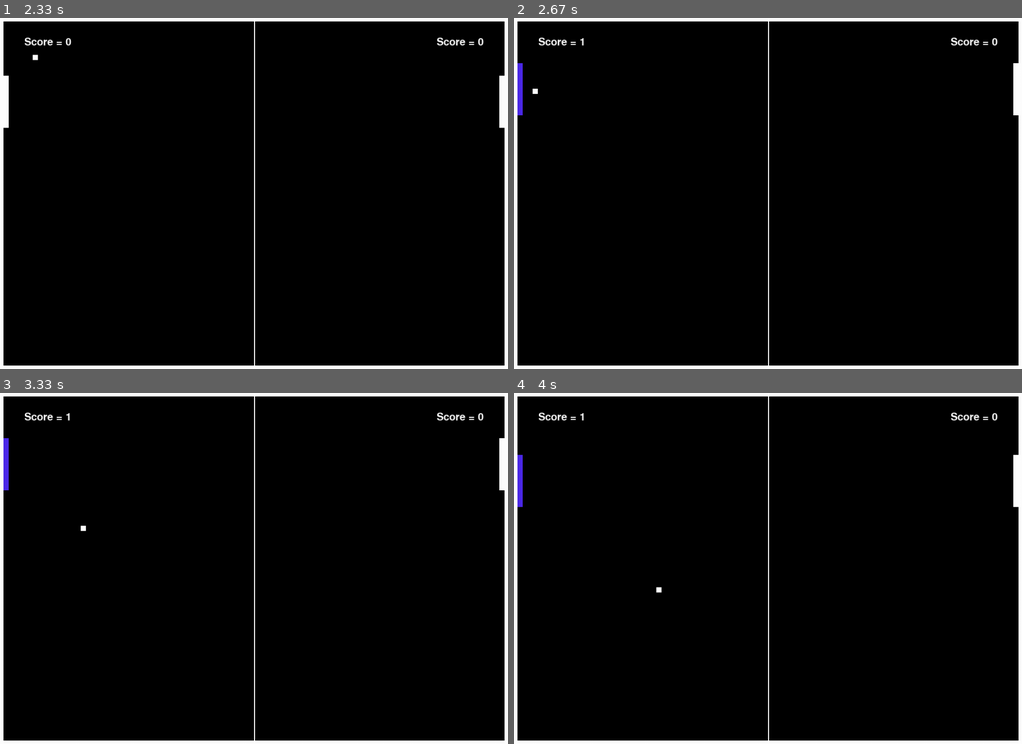
Above: before the commit, frames 1-4 (two rows, left to right).
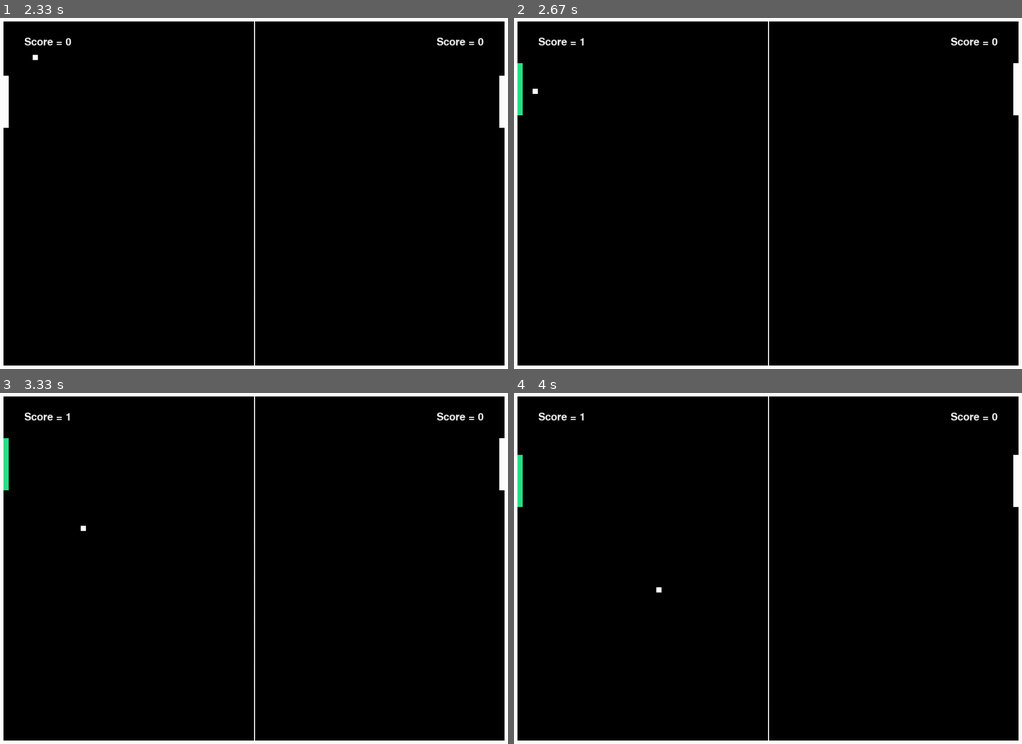
Above: after the commit, the same moments.

Repository: zahessi/pygame_pong
Game: pygame game, started from code_which_works.py
The game is run twice, just before and just after one commit, with the same random seed, the same clock (stepped at 60 frames per second) and the same inputs.
Inputs:
- Up to frame 1 (2.33 s): hold W 0.33-0.8 s; hold Up 0.33-0.8 s; hold Up 0.83-1.3 s; hold W 0.83-1.3 s; hold Down 1.33-1.63 s; hold S 1.33-1.63 s; hold Up 1.67-2.03 s; hold W 1.67-2.03 s; hold Down from 2.07 s (still down); hold S from 2.07 s (still down)
- Up to frame 2 (2.67 s): release Down at 2.43 s; release S at 2.43 s; hold Up from 2.47 s (still down); hold W from 2.47 s (still down)
- Up to frame 3 (3.33 s): release Up at 2.77 s; release W at 2.77 s; hold Down 2.8-3.1 s; hold S 2.8-3.1 s; hold Up from 3.13 s (still down); hold W from 3.13 s (still down)
- Up to frame 4 (4 s): release Up at 3.5 s; release W at 3.5 s; hold Down 3.53-3.9 s; hold S 3.53-3.9 s; hold Up from 3.93 s (still down); hold W from 3.93 s (still down)

Frame 1 is identical in both runs. In frame 2, 0.2% of the frame differs, in the area x 0-2%, y 12-28%; in frame 3, 0.2%; in frame 4, 0.2%, in the area x 0-2%, y 17-33%.

Commit message:
changed architecture

Diff:
--- a/classes.py
+++ b/classes.py
@@ -1,5 +1,8 @@
 import pygame
-from random import random
+from random import random, sample
+from pygame import QUIT, USEREVENT, K_UP, K_DOWN
+
+FPS = 200
 
 WINDOWWIDTH = 1000
 WINDOWHEIGHT = 700
@@ -7,37 +10,114 @@
 PADDLESIZE = 100
 PADDLEOFFSET = 20
 
-BLACK     = (0  ,0  ,0  )
-WHITE     = (255,255,255)
+BLACK = (0, 0, 0)
+WHITE = (255, 255, 255)
 
 e1 = pygame.event.Event(pygame.USEREVENT, paddle=1)
 e2 = pygame.event.Event(pygame.USEREVENT, paddle=2)
 
+
+def drawArena(DISPLAYSURF):
+    DISPLAYSURF.fill(BLACK)
+    pygame.draw.rect(DISPLAYSURF, WHITE,
+                     ((0, 0), (WINDOWWIDTH, WINDOWHEIGHT)), LINETHICKNESS*2)
+    pygame.draw.line(DISPLAYSURF, WHITE, (int(WINDOWWIDTH/2), 0),
+                     (int(WINDOWWIDTH/2), WINDOWHEIGHT), int(LINETHICKNESS/4))
+
+
+def get_random_color(): return tuple(sample(range(0, 256), 3))
+
+
+class Game:
+
+    def __init__(self):
+        pygame.init()
+
+        self.FPSCLOCK = pygame.time.Clock()
+        self.DISPLAYSURF = pygame.display.set_mode((WINDOWWIDTH, WINDOWHEIGHT))
+        pygame.display.set_caption('Pong')
+
+    def setup_game(self):
+        playerOnePosition = playerTwoPosition = (WINDOWHEIGHT - PADDLESIZE) / 2
+
+        paddle1 = Paddle(self.DISPLAYSURF, PADDLEOFFSET, playerOnePosition,
+                        LINETHICKNESS, PADDLESIZE)
+        paddle2 = Paddle(self.DISPLAYSURF, WINDOWWIDTH - PADDLEOFFSET - LINETHICKNESS,
+                        playerTwoPosition, LINETHICKNESS, PADDLESIZE)
+        ball = Ball(self.DISPLAYSURF)
+        score = Score(self.DISPLAYSURF)
+
+        drawArena(self.DISPLAYSURF)
+        paddle1.draw()
+        paddle2.draw()
+        ball.draw()
+
+        return paddle1, paddle2, ball, score
+
+    def update_game_screen(self, paddle1, paddle2, ball, score):
+        keys = pygame.key.get_pressed()
+
+        for event in pygame.event.get():
+            if event.type == QUIT:
+                pygame.quit()
+                sys.exit()
+            elif event.type == USEREVENT and event.paddle == 1:
+                paddle1.color = get_random_color()
+            elif event.type == USEREVENT and event.paddle == 2:
+                paddle2.color = get_random_color()
+
+        if keys[ord("w")]:
+            paddle1.y -= 2
+        elif keys[ord("s")]:
+            paddle1.y += 2
+
+        if keys[K_UP]:
+            paddle2.y -= 2
+        elif keys[K_DOWN]:
+            paddle2.y += 2
+
+        drawArena(self.DISPLAYSURF)
+        paddle1.draw()
+        paddle2.draw()
+        ball.draw()
+        ball.move(paddle1, paddle2)
+
+        score.update_score(paddle1, paddle2)
+
+        pygame.display.update()
+        self.FPSCLOCK.tick(FPS)
+
 class Paddle(pygame.Rect):
+    display = None
 
-    def __init__(self, *props):
+    def __init__(self, display, *props):
         self.score = 0
+        self.color = WHITE
+        self.display = display
         pygame.Rect.__init__(self, props[0], props[1], props[2], props[3])
 
-    def draw(self, color, DISPLAYSURF):
+    def draw(self):
         if self.bottom > WINDOWHEIGHT - LINETHICKNESS:
             self.bottom = WINDOWHEIGHT - LINETHICKNESS
         elif self.top < LINETHICKNESS:
             self.top = LINETHICKNESS
 
-        pygame.draw.rect(DISPLAYSURF, color, self)
+        pygame.draw.rect(self.display, self.color, self)
 
 
 class Ball(pygame.Rect):
+    display = None
 
-    def __init__(self, *props):
+    def __init__(self, display, *props):
+        self.display = display
         self.pos_x = (WINDOWWIDTH - LINETHICKNESS)/2
         self.pos_y = (WINDOWHEIGHT - LINETHICKNESS)/2
         self.dir_x = self.dir_y = -1
-        pygame.Rect.__init__(self, self.pos_x, self.pos_y, LINETHICKNESS, LINETHICKNESS)
+        pygame.Rect.__init__(self, self.pos_x, self.pos_y,
+                             LINETHICKNESS, LINETHICKNESS)
 
-    def draw(self, display):
-        pygame.draw.rect(display, WHITE, self)
+    def draw(self):
+        pygame.draw.rect(self.display, WHITE, self)
 
     def move(self, *paddles):
         speed = random() + 1
@@ -76,15 +156,19 @@
 
 
 class Score:
+    display = None
 
-    def __init__(self):
+    def __init__(self, display):
+        self.display = display
         self.font = pygame.font.Font('freesansbold.ttf', 20)
 
-    def update_score(self, display, *paddles):
+    def update_score(self, *paddles):
         if len(paddles) == 2:
             for paddle in paddles:
-                result = self.font.render(f'Score = {paddle.score}', True, WHITE)
+                result = self.font.render(
+                    f'Score = {paddle.score}', True, WHITE)
                 rect = result.get_rect()
-                rect.topright = (150, 50) if not paddles.index(paddle) else (WINDOWWIDTH - 150 + rect.width, 50)
+                rect.topright = (150, 50) if not paddles.index(
+                    paddle) else (WINDOWWIDTH - 150 + rect.width, 50)
 
-                display.blit(result, rect)
+                self.display.blit(result, rect)
--- a/code_which_works.py
+++ b/code_which_works.py
@@ -1,81 +1,12 @@
-import pygame, sys, random
-from pygame import QUIT, USEREVENT, K_UP, K_DOWN
-from classes import Paddle, Ball, Score
+from classes import Game
 
-FPS = 200
-
-WINDOWWIDTH = 1000
-WINDOWHEIGHT = 700
-LINETHICKNESS = 10
-PADDLESIZE = 100
-PADDLEOFFSET = 20
-
-BLACK     = (0  ,0  ,0  )
-WHITE     = (255,255,255)
-# background_image = pygame.image.load('bg.jpg')
-# background_image = pygame.transform.scale(background_image, (1000, 700))
-
-get_random_color = lambda: tuple(random.sample(range(0, 256), 3))
-
-def drawArena(DISPLAYSURF):
-    DISPLAYSURF.fill(BLACK)
-    pygame.draw.rect(DISPLAYSURF, WHITE, ((0,0),(WINDOWWIDTH,WINDOWHEIGHT)), LINETHICKNESS*2)
-    pygame.draw.line(DISPLAYSURF, WHITE, (int(WINDOWWIDTH/2),0),(int(WINDOWWIDTH/2),WINDOWHEIGHT), int(LINETHICKNESS/4))
 
 def main():
-    pygame.init()
+    game = Game()
+    game_objects_pool = game.setup_game()
 
-    FPSCLOCK = pygame.time.Clock()
-    DISPLAYSURF = pygame.display.set_mode((WINDOWWIDTH,WINDOWHEIGHT))
-    pygame.display.set_caption('Pong')
+    while 1:
+        game.update_game_screen(*game_objects_pool)
 
-    playerOnePosition = playerTwoPosition = (WINDOWHEIGHT - PADDLESIZE) /2
-
-    paddle1 = Paddle(PADDLEOFFSET,playerOnePosition, LINETHICKNESS,PADDLESIZE)
-    paddle2 = Paddle(WINDOWWIDTH - PADDLEOFFSET - LINETHICKNESS, playerTwoPosition, LINETHICKNESS,PADDLESIZE)
-    ball = Ball()
-    score = Score()
-
-    drawArena(DISPLAYSURF)
-    paddle1.draw(WHITE, DISPLAYSURF)
-    paddle2.draw(WHITE, DISPLAYSURF)
-    ball.draw(DISPLAYSURF)
-
-    paddle1_color = paddle2_color = WHITE
-
-    while True:
-        keys = pygame.key.get_pressed()
-
-        for event in pygame.event.get():
-            if event.type == QUIT:
-                pygame.quit()
-                sys.exit()
-            elif event.type == USEREVENT and event.paddle==1:
-                paddle1_color = get_random_color()
-            elif event.type == USEREVENT and event.paddle==2:
-                paddle2_color = get_random_color()
-
-        if keys[ord("w")]:
-            paddle1.y -= 2
-        elif keys[ord("s")]:
-            paddle1.y += 2
-
-        if keys[K_UP]:
-            paddle2.y -= 2
-        elif keys[K_DOWN]:
-            paddle2.y += 2
-
-        drawArena(DISPLAYSURF)
-        paddle1.draw(paddle1_color, DISPLAYSURF)
-        paddle2.draw(paddle2_color, DISPLAYSURF)
-        ball.draw(DISPLAYSURF)
-        ball.move(paddle1, paddle2)
-
-        score.update_score(DISPLAYSURF, paddle1, paddle2)
-        # displayScore(DISPLAYSURF, BASICFONT, paddle1, paddle2)
-
-        pygame.display.update()
-        FPSCLOCK.tick(FPS)
-
-if __name__=='__main__':
+if __name__ == '__main__':
     main()
